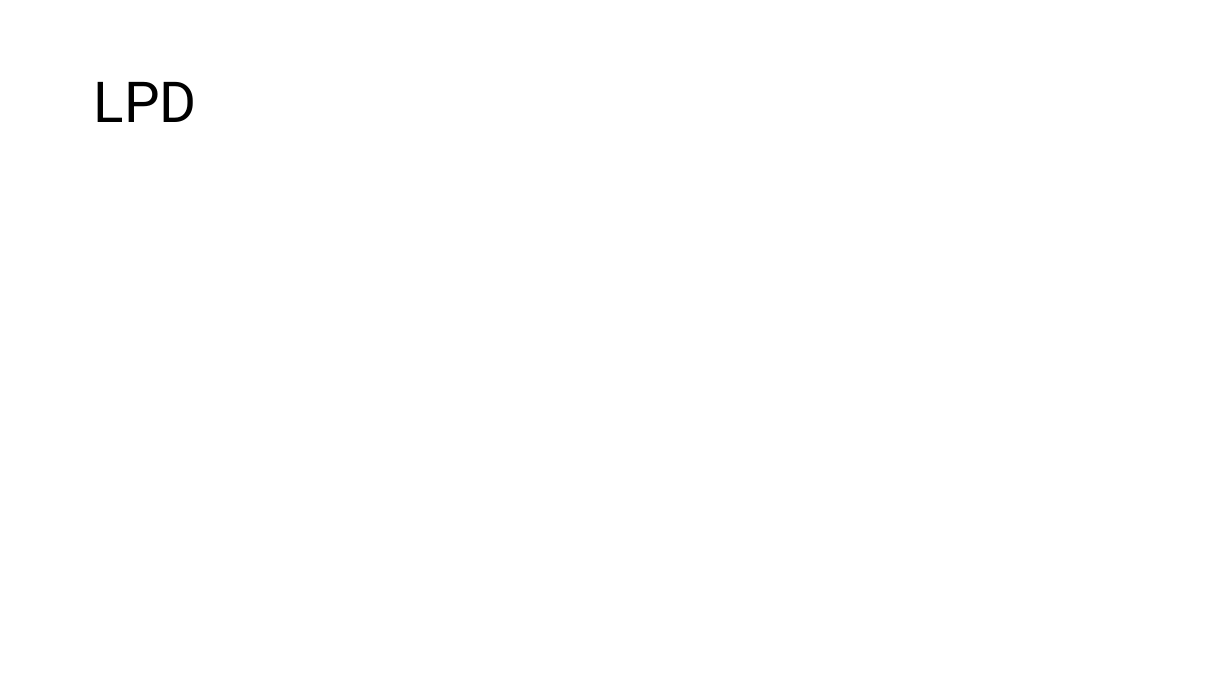
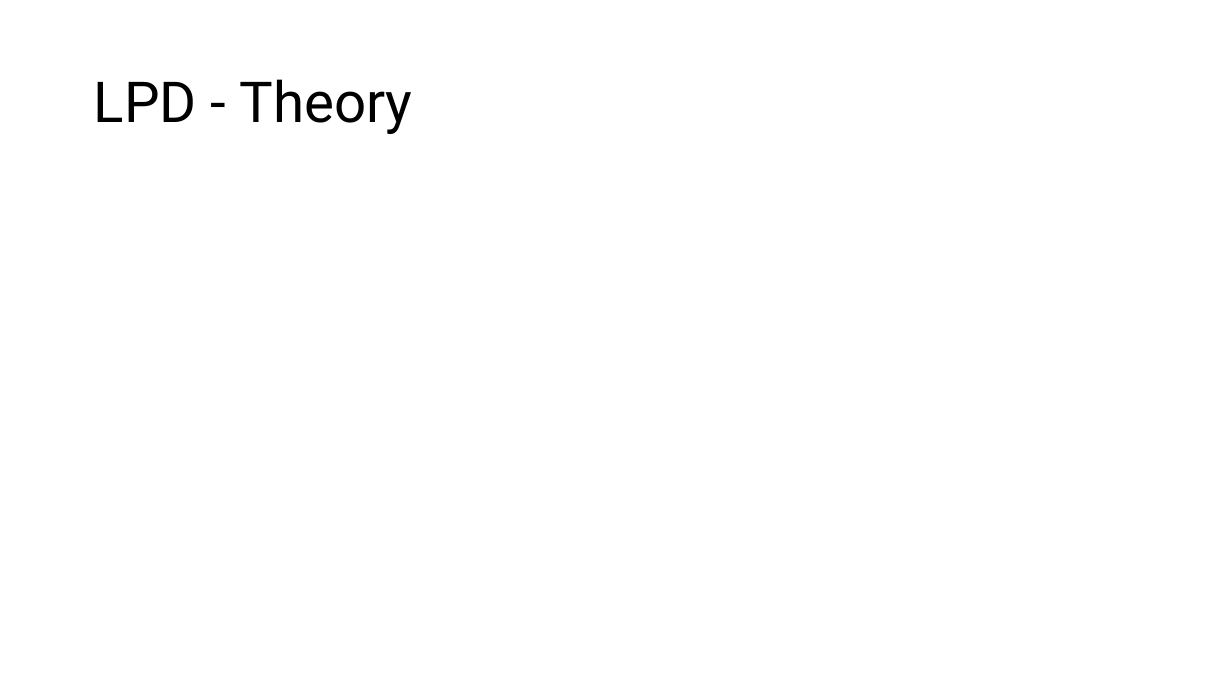
Before and after one commit to GiuseppeSpathis/TomographicReconstruction, a slide deck: slide 10 of documents/Presentation.pptx. Drawn at 1232x693 pixels with LibreOffice and Linux fonts; fonts in the diff are those of the drawing. Boxes give left, top, right and bottom in pixels: in the first picture for what was removed or moved away, otherwise in the second. Text is boxed around its words. In the diff, an @@ line names an element or a change of style, - is before the commit and + after.

```diff
--- a/documents/Presentation.pptx
+++ b/documents/Presentation.pptx
@@ title at <box>94,79,412,134</box>: text changed @@
-LPD
+LPD - Theory
```
Also in this commit, not shown: 7 other slides changed, 2 slides added, 2 slides removed, 2 other files.
